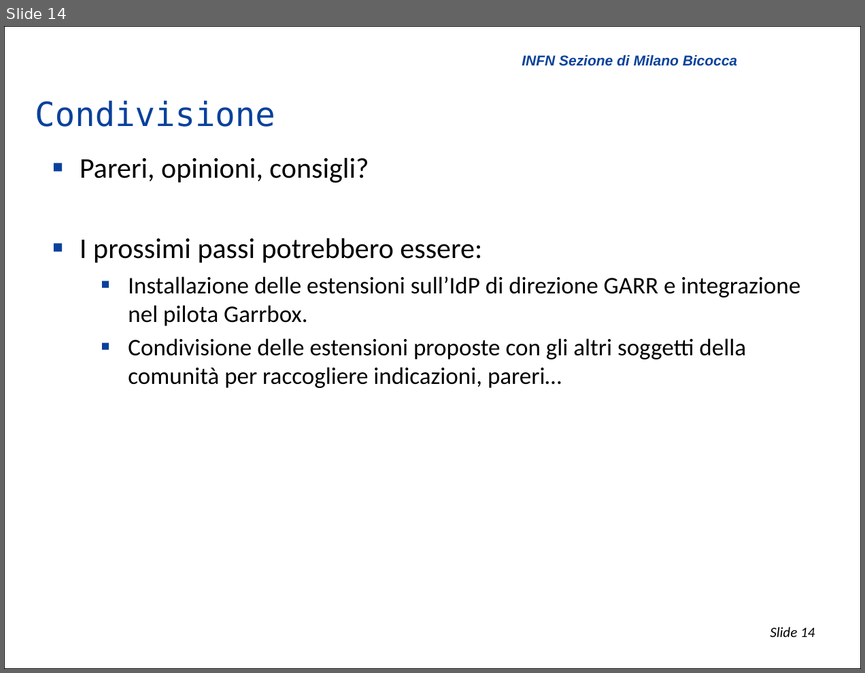
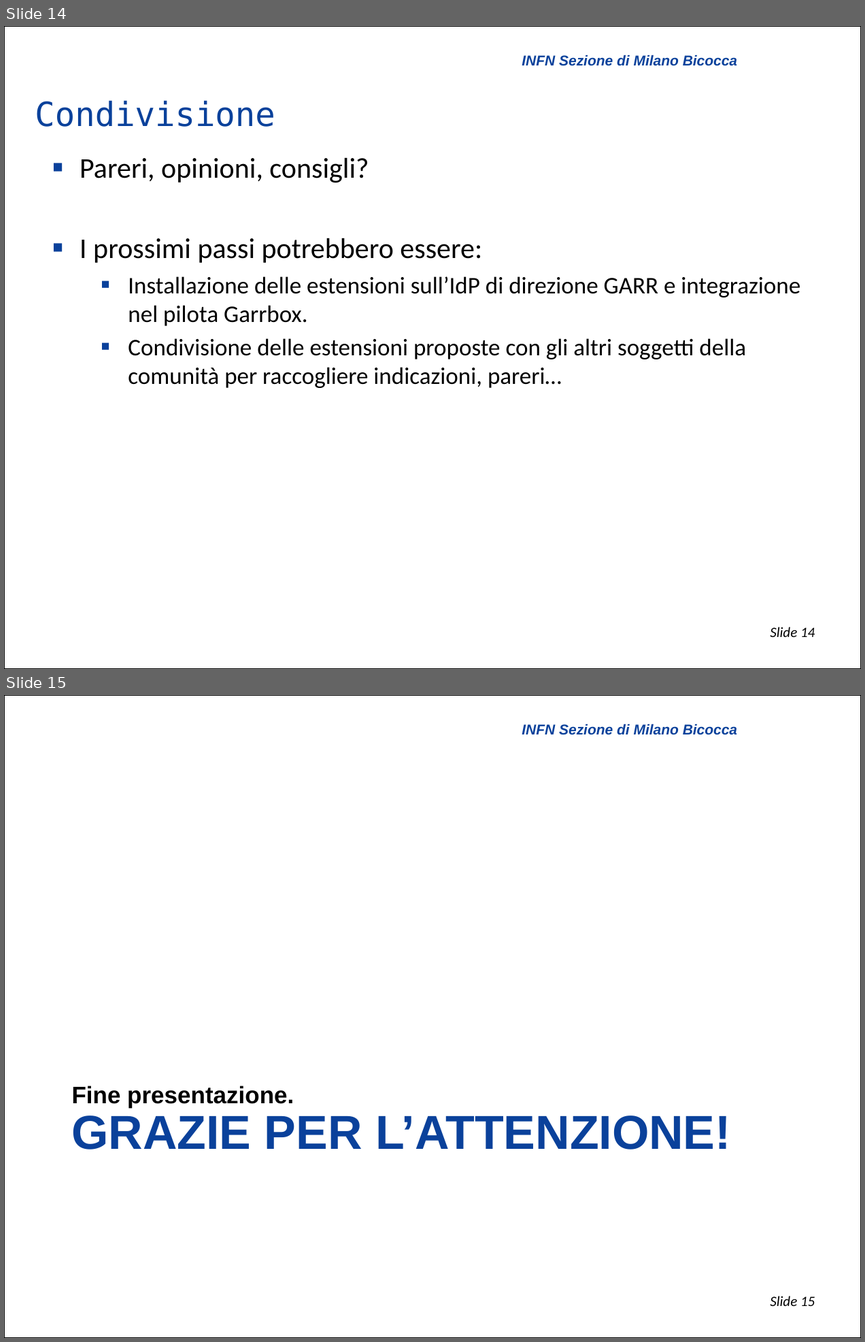
Before and after one commit to biancini/Shibboleth-Authentication, a slide deck: ShibbolethExtensions.pptx. Shown one above the other, each under a label of ours: slide 14 before the commit, slides 14 and 15 after it. The pictures are 865x673 and 865x1342 pixels, drawn with LibreOffice and Linux fonts; fonts in the diff are those of the drawing; background and template pictures are left out. Boxes give left, top, right and bottom in pixels: in the first picture for what was removed or moved away, otherwise in the second. Text is boxed around its words. In the diff, an @@ line names an element or a change of style, - is before the commit and + after.

```diff
--- a/ShibbolethExtensions.pptx
+++ b/ShibbolethExtensions.pptx
@@ slide 15 added at (4, 695, 861, 1338), background #FFFFFF; not listed: 3 template elements that a slide beside it also shows @@
@@ text added at (72, 1085, 294, 1107), 20 pt, text #000000, bold @@
+Fine presentazione.
@@ title added at (72, 1115, 731, 1149), 40 pt, text #0A419B, bold @@
+GRAZIE PER L’ATTENZIONE!
```
Also in this commit, not shown: 3 other slides added.
